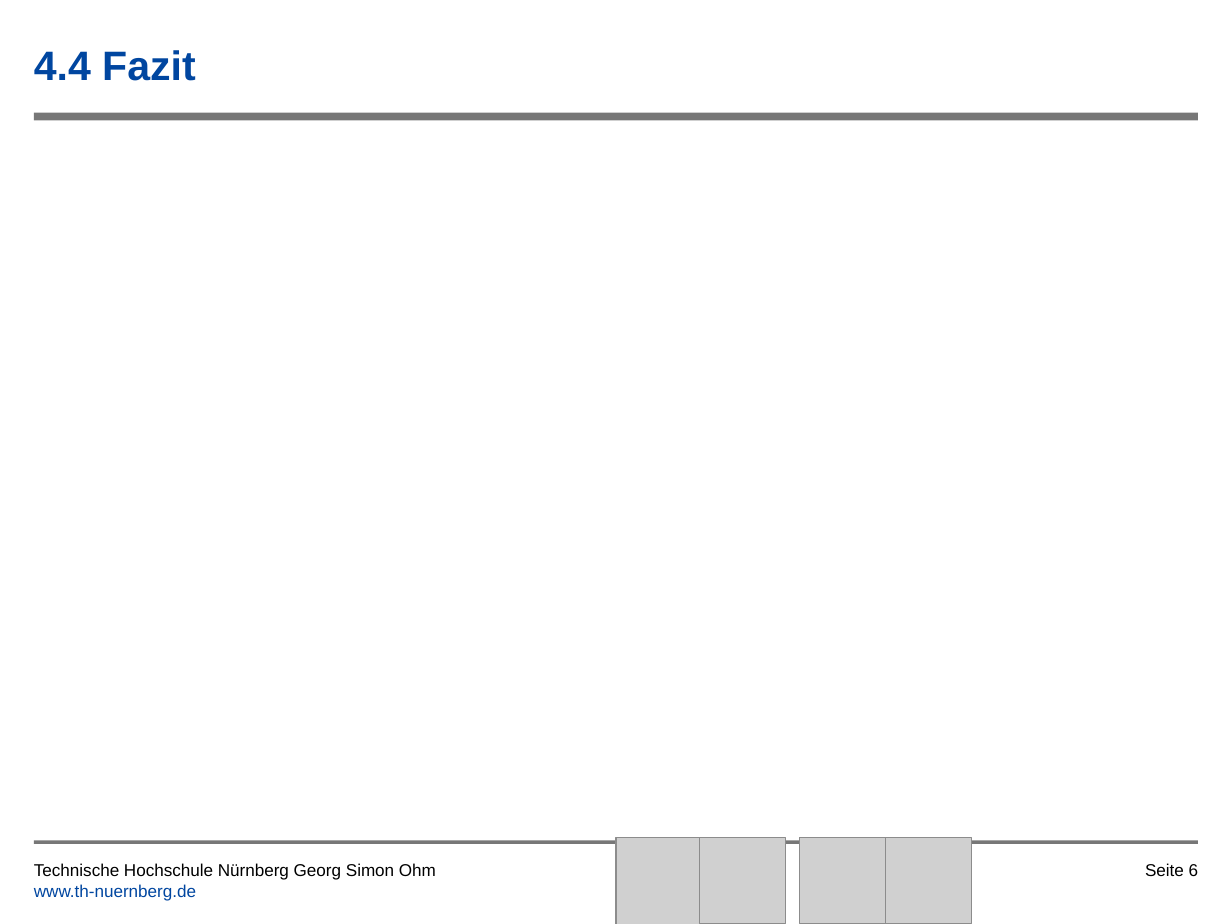
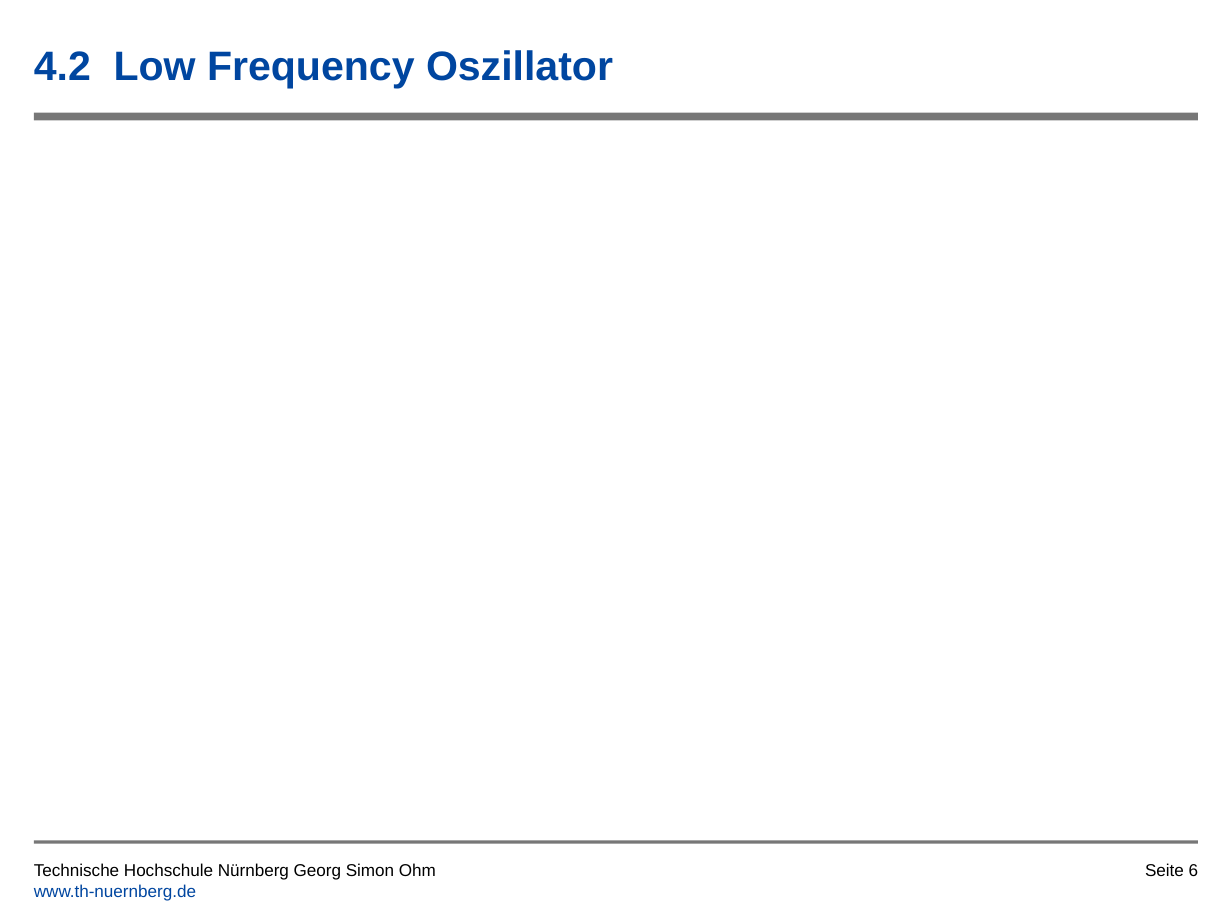
Before and after one commit to tsedlmeier/Synthesizer, a slide deck: slide 6 of Vortrag/Leiterplatte_als_Musikinstrument_Kirschner_Dilman.pptx. Drawn at 1232x924 pixels with LibreOffice and Linux fonts; fonts in the diff are those of the drawing; grey boxes stand for pictures; background and template pictures are left out. Boxes give left, top, right and bottom in pixels: in the first picture for what was removed or moved away, otherwise in the second. Text is boxed around its words. In the diff, an @@ line names an element or a change of style, - is before the commit and + after.

```diff
--- a/Vortrag/Leiterplatte_als_Musikinstrument_Kirschner_Dilman.pptx
+++ b/Vortrag/Leiterplatte_als_Musikinstrument_Kirschner_Dilman.pptx
@@ title at (34,50,613,88): text changed @@
-4.4 Fazit
+4.2 Low Frequency Oszillator
@@ picture removed at (616,838,702,924) @@
@@ picture removed at (700,838,786,924) @@
@@ picture removed at (800,838,886,924) @@
@@ picture removed at (886,838,972,924) @@
```
Also in this commit, not shown: 3 other slides changed, 5 slides added, 1 other file.
